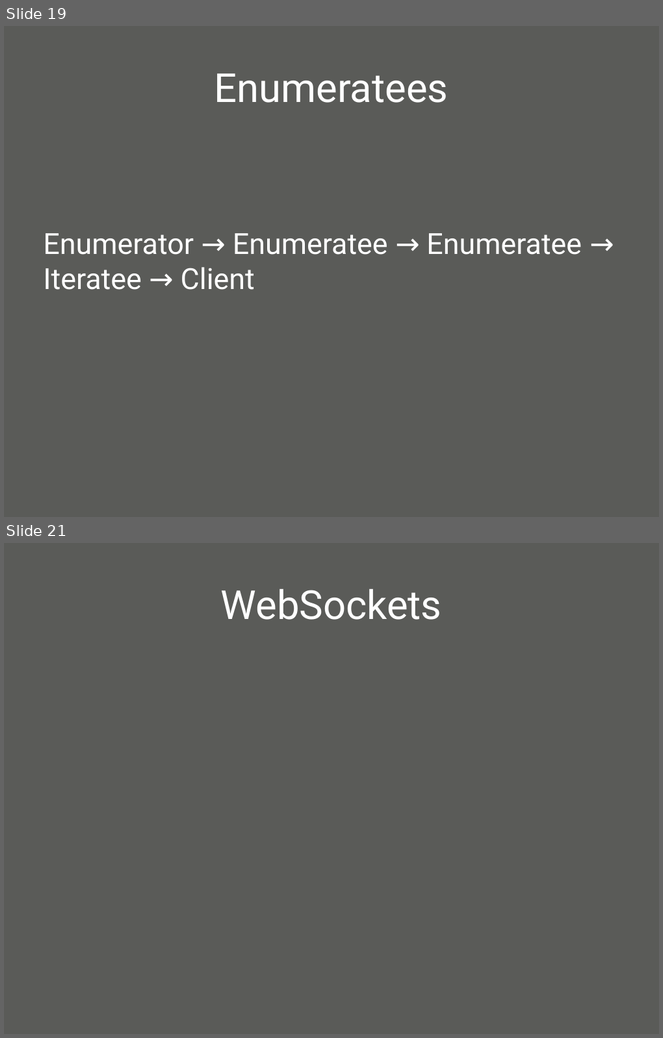
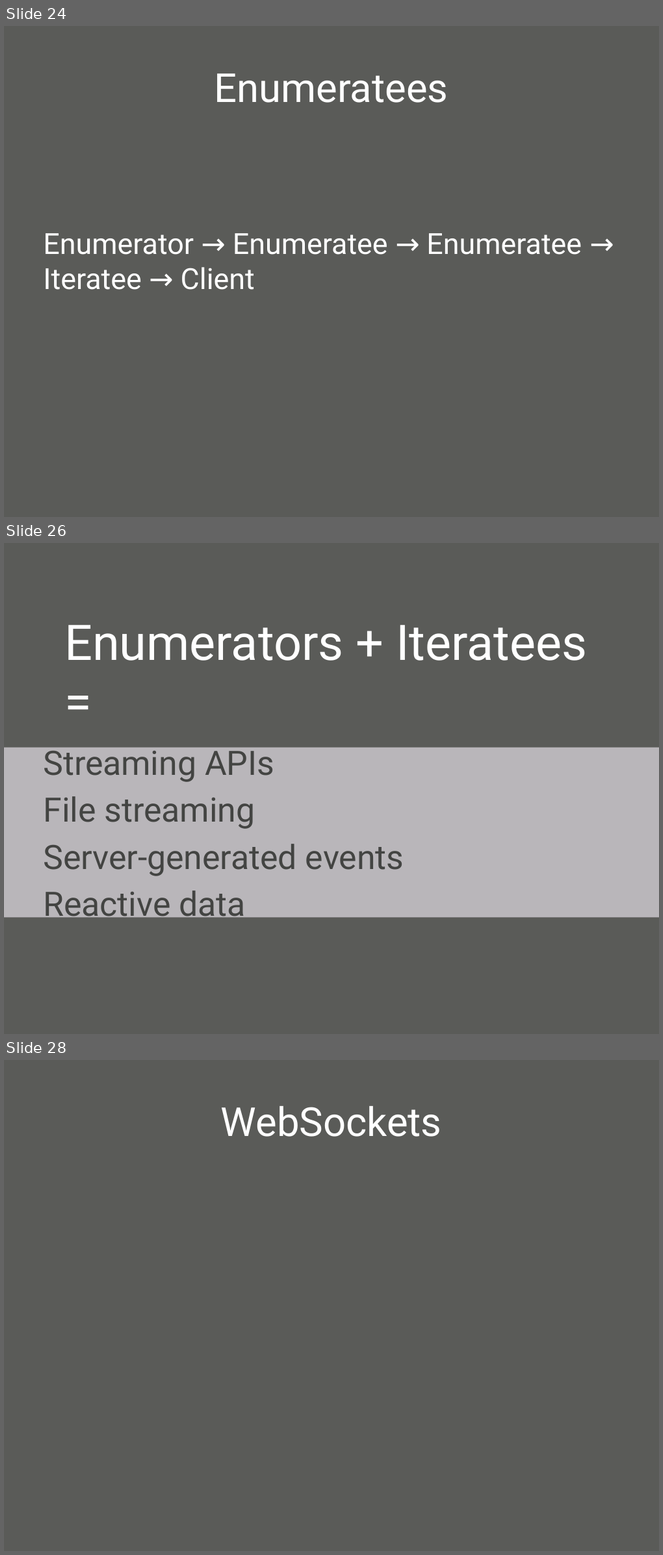
Before and after one commit to oscarrenalias/wjax-2012-play-async-apps, a slide deck: presentation/Asynchronous web apps with Play Framework 2.0.pptx. Shown one above the other, each under a label of ours: slides 19 and 21 before the commit, slides 24, 26 and 28 after it; the slides between them are not shown. The pictures are 663x1038 and 663x1555 pixels, drawn with LibreOffice and Linux fonts; fonts in the diff are those of the drawing; background and template pictures are left out. Boxes give left, top, right and bottom in pixels: in the first picture for what was removed or moved away, otherwise in the second. Text is boxed around its words. In the diff, an @@ line names an element or a change of style, - is before the commit and + after.

```diff
--- a/presentation/Asynchronous web apps with Play Framework 2.0.pptx
+++ b/presentation/Asynchronous web apps with Play Framework 2.0.pptx
@@ slide 26 added at [4,543,659,1034], background picture (left out) @@
@@ text added at [64,625,587,661], 54 pt, text #FFFFFF @@
+Enumerators + Iteratees =
@@ text added at [4,747,659,918], fill #D5D0D6 at 78% opacity, 37 pt, text #434442 @@
+Streaming APIs
+File streaming
+Server-generated events
+Reactive data
@@ what was slide 19 is now slide 24 @@
@@ what was slide 21 is now slide 28 @@
```
Also in this commit, not shown: 7 slides changed, 8 other slides added, 1 slide removed.
